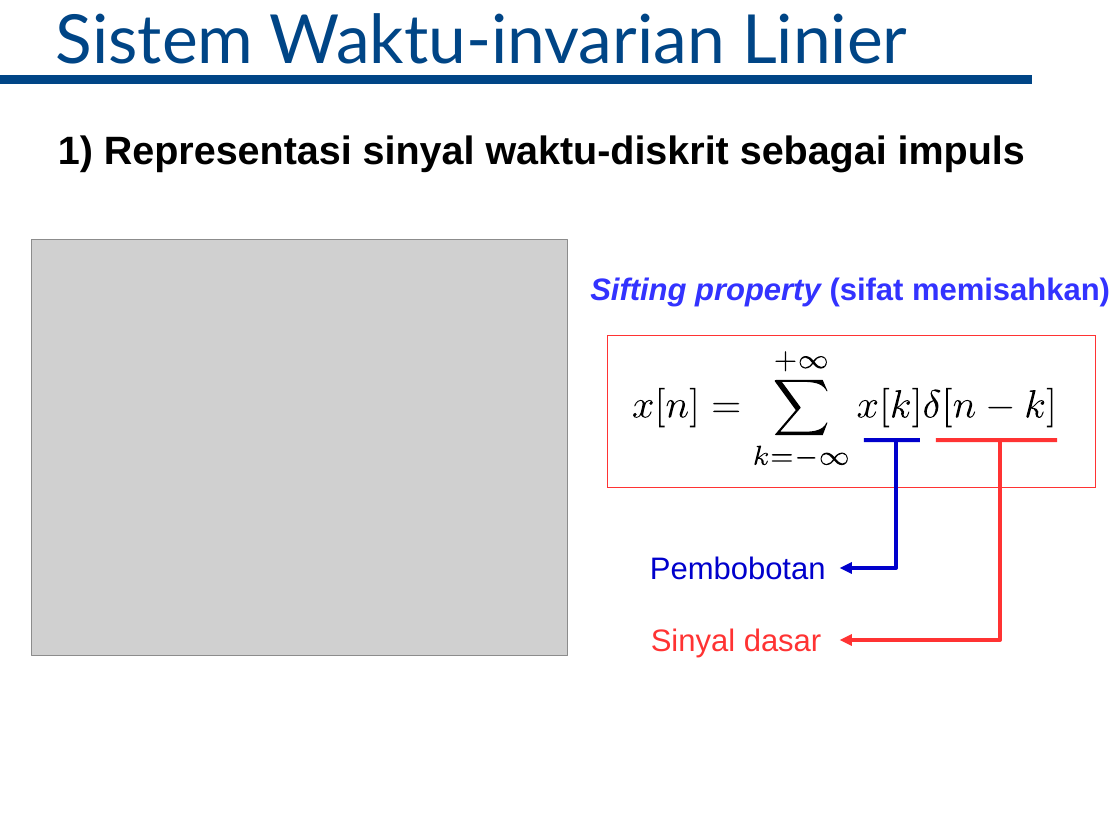
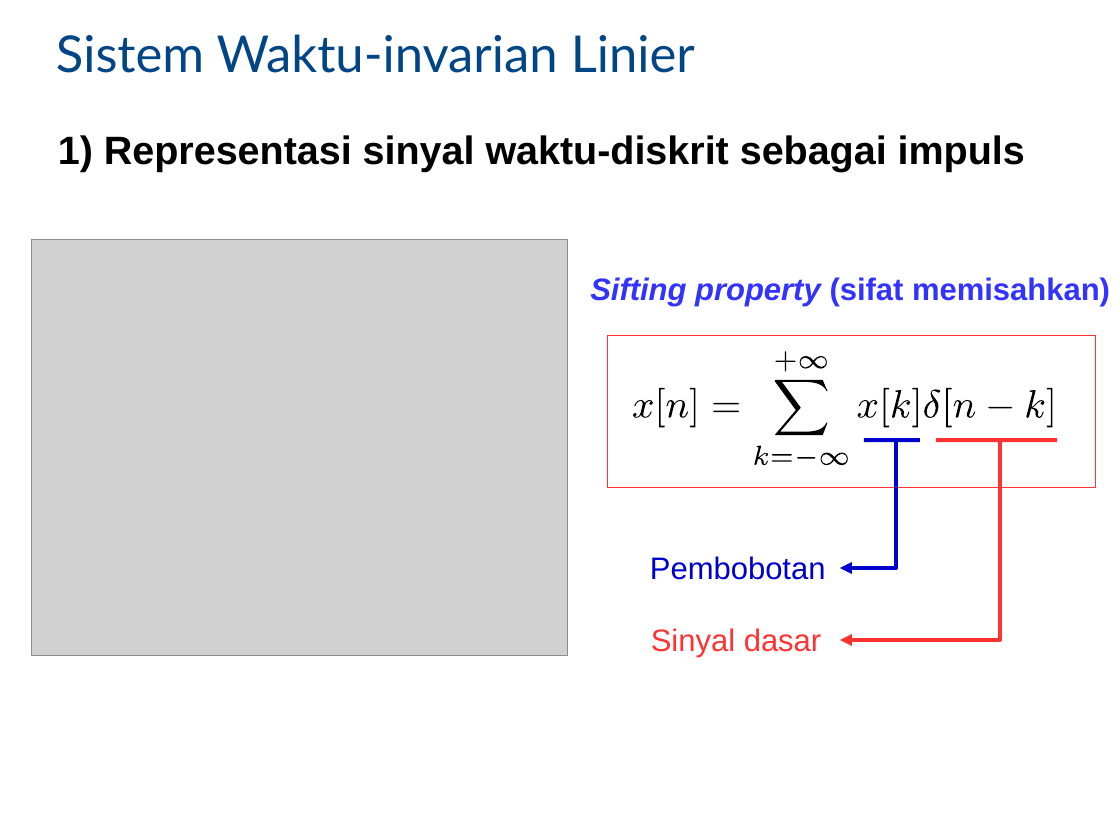
Before and after one commit to bagustris/sinyalsistem, a slide deck: slide 8 of slides/Lect3_SinyalSistem.odp. Drawn at 1120x840 pixels with LibreOffice and Linux fonts; fonts in the diff are those of the drawing; grey boxes stand for pictures. Boxes give left, top, right and bottom in pixels: in the first picture for what was removed or moved away, otherwise in the second. Text is boxed around its words. In the diff, an @@ line names an element or a change of style, - is before the commit and + after.

```diff
--- a/slides/Lect3_SinyalSistem.odp
+++ b/slides/Lect3_SinyalSistem.odp
@@ subtitle "Sistem Waktu-invarian Linier" moved from (x1=56, y1=13, x2=907, y2=64) to (x1=56, y1=34, x2=695, y2=73) @@
@@ subtitle "Sistem Waktu-invarian Linier" at (x1=56, y1=34, x2=695, y2=73): size 48 to 36 pt @@
@@ rectangle removed at (x1=0, y1=76, x2=1033, y2=84) @@
```
Also in this commit, not shown: 20 other slides changed.
